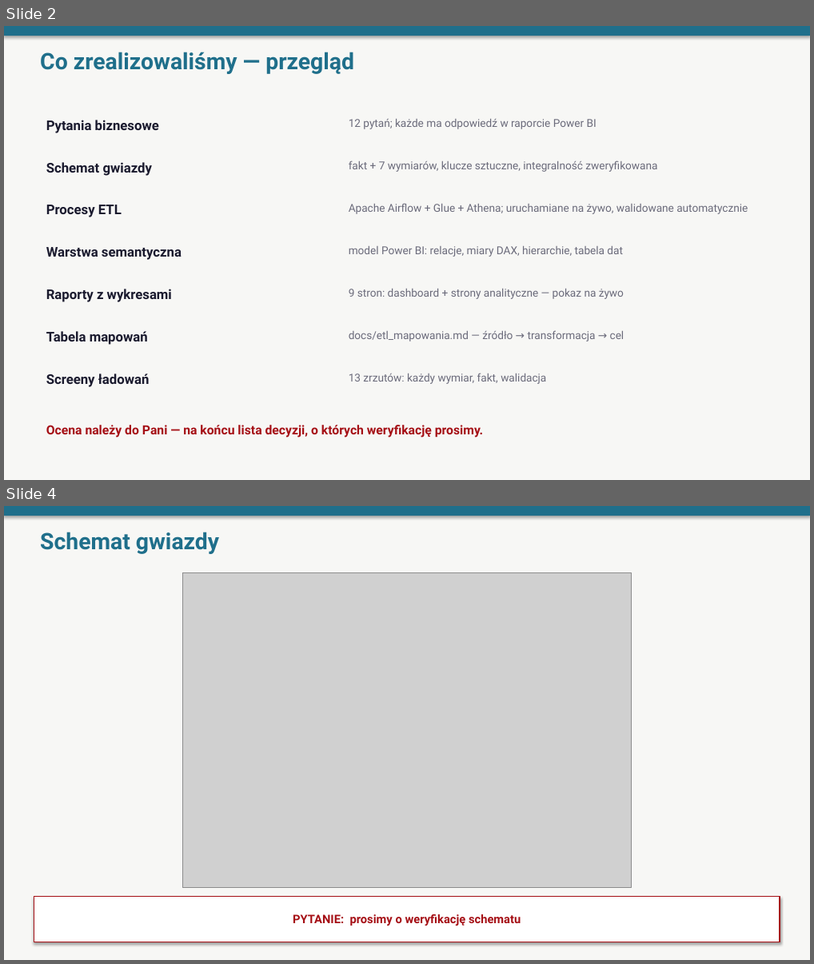
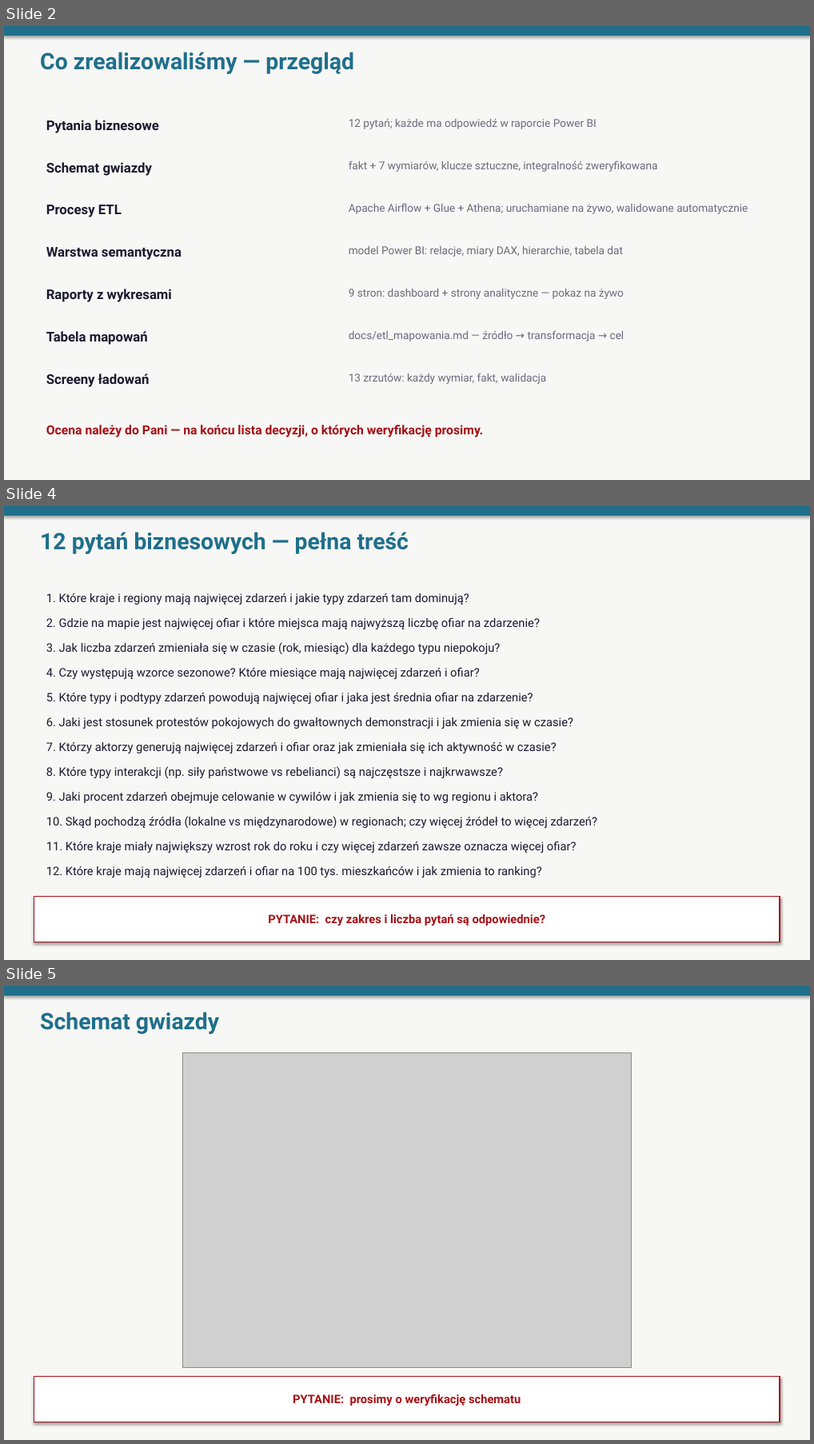
Before and after one commit to oskarfightingthekube/acled-etl-dashboard, a slide deck: docs/prezentacja_obrona.pptx. Shown one above the other, each under a label of ours: slides 2 and 4 before the commit, slides 2, 4 and 5 after it; the slides between them are not shown. The pictures are 814x964 and 814x1444 pixels, drawn with LibreOffice and Linux fonts; fonts in the diff are those of the drawing; grey boxes stand for pictures. Boxes give left, top, right and bottom in pixels: in the first picture for what was removed or moved away, otherwise in the second. Text is boxed around its words. In the diff, an @@ line names an element or a change of style, - is before the commit and + after.

```diff
--- a/docs/prezentacja_obrona.pptx
+++ b/docs/prezentacja_obrona.pptx
@@ slide 4 added at (4, 506, 810, 960), background #F7F7F5 @@
@@ rectangle added at (4, 506, 810, 516), fill #1F6F8B @@
@@ text added at (40, 532, 409, 554), 27 pt, text #1F6F8B, bold @@
+12 pytań biznesowych — pełna treść
@@ text added at (46, 593, 470, 604), 14 pt, text #1A1A2E @@
+1. Które kraje i regiony mają najwięcej zdarzeń i jakie typy zdarzeń tam dominują?
@@ text added at (46, 618, 540, 629), 14 pt, text #1A1A2E @@
+2. Gdzie na mapie jest najwięcej ofiar i które miejsca mają najwyższą liczbę ofiar na zdarzenie?
@@ text added at (46, 642, 501, 654), 14 pt, text #1A1A2E @@
+3. Jak liczba zdarzeń zmieniała się w czasie (rok, miesiąc) dla każdego typu niepokoju?
@@ text added at (46, 668, 480, 679), 14 pt, text #1A1A2E @@
+4. Czy występują wzorce sezonowe? Które miesiące mają najwięcej zdarzeń i ofiar?
@@ text added at (46, 692, 534, 704), 14 pt, text #1A1A2E @@
+5. Które typy i podtypy zdarzeń powodują najwięcej ofiar i jaka jest średnia ofiar na zdarzenie?
@@ text added at (46, 717, 574, 728), 14 pt, text #1A1A2E @@
+6. Jaki jest stosunek protestów pokojowych do gwałtownych demonstracji i jak zmienia się w czasie?
@@ text added at (46, 742, 557, 753), 14 pt, text #1A1A2E @@
+7. Którzy aktorzy generują najwięcej zdarzeń i ofiar oraz jak zmieniała się ich aktywność w czasie?
@@ text added at (46, 766, 503, 778), 14 pt, text #1A1A2E @@
+8. Które typy interakcji (np. siły państwowe vs rebelianci) są najczęstsze i najkrwawsze?
@@ text added at (46, 792, 538, 803), 14 pt, text #1A1A2E @@
+9. Jaki procent zdarzeń obejmuje celowanie w cywilów i jak zmienia się to wg regionu i aktora?
@@ text added at (46, 816, 598, 828), 14 pt, text #1A1A2E @@
+10. Skąd pochodzą źródła (lokalne vs międzynarodowe) w regionach; czy więcej źródeł to więcej zdarzeń?
@@ text added at (46, 841, 577, 852), 14 pt, text #1A1A2E @@
+11. Które kraje miały największy wzrost rok do roku i czy więcej zdarzeń zawsze oznacza więcej ofiar?
@@ text added at (46, 866, 542, 877), 14 pt, text #1A1A2E @@
+12. Które kraje mają najwięcej zdarzeń i ofiar na 100 tys. mieszkańców i jak zmienia to ranking?
@@ rectangle added at (34, 896, 780, 941), fill #FFFFFF, outline #A50F15 1.25 pt, 14 pt, text #A50F15, bold @@
+PYTANIE: czy zakres i liczba pytań są odpowiednie?
@@ what was slide 4 is now slide 5 @@
```
Also in this commit, not shown: 1 other slide added, 1 slide removed.
